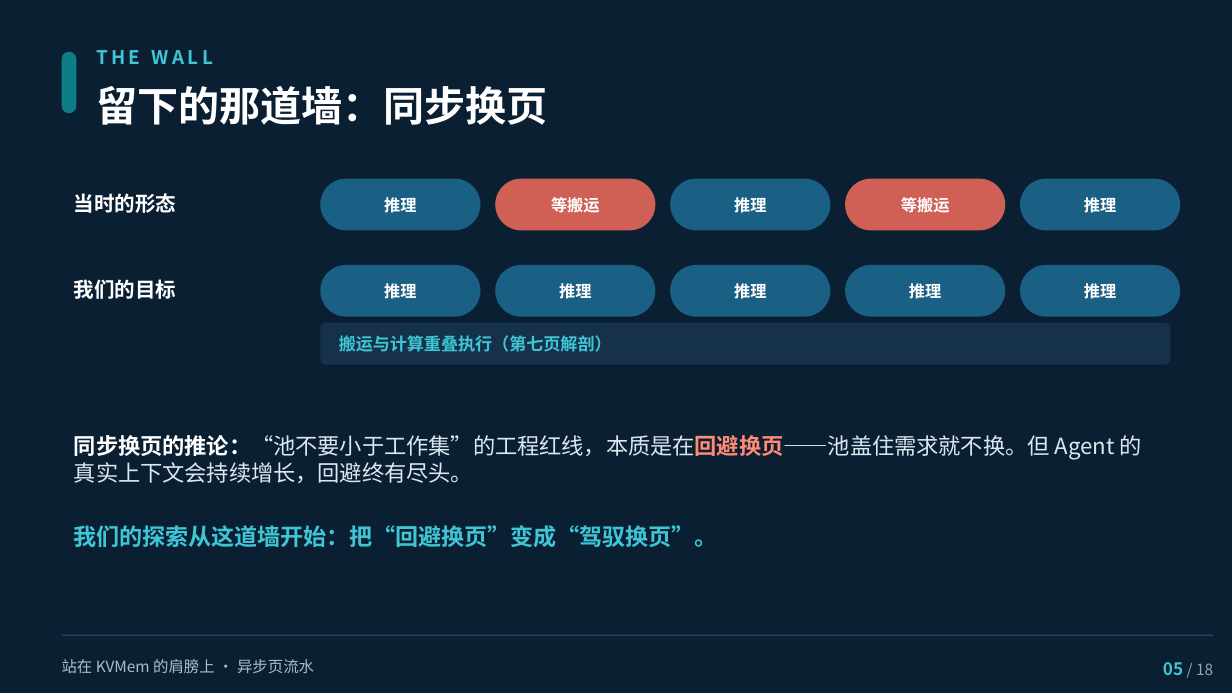
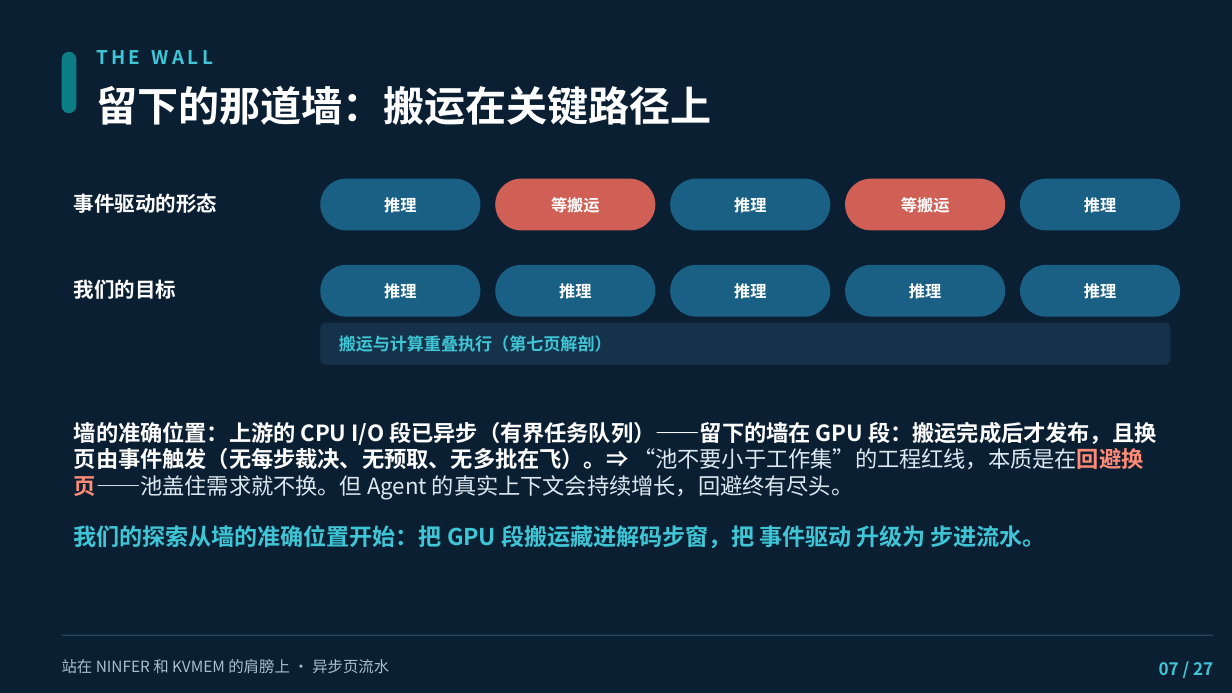
Before and after one commit to paicat1/Ninfer-KVMem-Async, a slide deck: slide 7 of docs/异步页流水-技术说明.pptx (slide 5 before the commit). Drawn at 1232x693 pixels with LibreOffice and Linux fonts; fonts in the diff are those of the drawing. Boxes give left, top, right and bottom in pixels: in the first picture for what was removed or moved away, otherwise in the second. Text is boxed around its words. In the diff, an @@ line names an element or a change of style, - is before the commit and + after.

Commit message:
docs(PPT): 微调批次⑤——①封面（站在 NINFER 和 KVMEM 肩膀上 26pt / 主标题+英文名 30pt）②新增 NINFER 引擎介绍页与沈三殊醒目页（金色 kicker）③新增算法基础页（调度大脑继承上游/步进执行器自研）+ 页放哪改物理基础 ④死亡谷拆两页（150h 嫌疑圈定 / 转机：死机-风暴-降Gen-新配方）+ 追捕改名第一阶段 ⑤诚实清单重梳（深载性能边界非谷成因/统计强度卡）⑥开源页重梳（嫌疑圈定+初步消除口径）⑦新增三层加速栈/数学基础/DEPTH 页深色统一 ⑧页码全片重编 /27

```diff
--- a/docs/异步页流水-技术说明.pptx
+++ b/docs/异步页流水-技术说明.pptx
@@ text at box(96, 86, 712, 125): text changed @@
-留下的那道墙：同步换页
+留下的那道墙：搬运在关键路径上
@@ text at box(74, 193, 218, 213): text changed @@
-当时的形态
+事件驱动的形态
@@ text at box(74, 422, 1156, 500): text changed; text colour #DCE8EF to #FFFFFF; bold on @@
-同步换页的推论：“池不要小于工作集”的工程红线，本质是在回避换页——池盖住需求就不换。但 Agent 的真实上下文会持续增长，回避终有尽头。
+墙的准确位置：上游的 CPU I/O 段已异步（有界任务队列）——留下的墙在 GPU 段：搬运完成后才发布，且换页由事件触发（无每步裁决、无预取、无多批在飞）。⇒ “池不要小于工作集”的工程红线，本质是在回避换页——池盖住需求就不换。但 Agent 的真实上下文会持续增长，回避终有尽头。
@@ text at box(74, 525, 1046, 548): text changed @@
-我们的探索从这道墙开始：把“回避换页”变成“驾驭换页”。
+我们的探索从墙的准确位置开始：把 GPU 段搬运藏进解码步窗，把 事件驱动 升级为 步进流水。
@@ text at box(62, 659, 389, 674): text changed @@
-站在 KVMem 的肩膀上 · 异步页流水
+站在 NINFER 和 KVMEM 的肩膀上 · 异步页流水
@@ text at box(1159, 662, 1213, 675): text changed; size 9 to 10 pt; text colour #8FA6B5 to #3FC6D6; bold on @@
-05 / 18
+07 / 27
```
Also in this commit, not shown: 17 other slides changed, 5 slides added, 1 other file.
